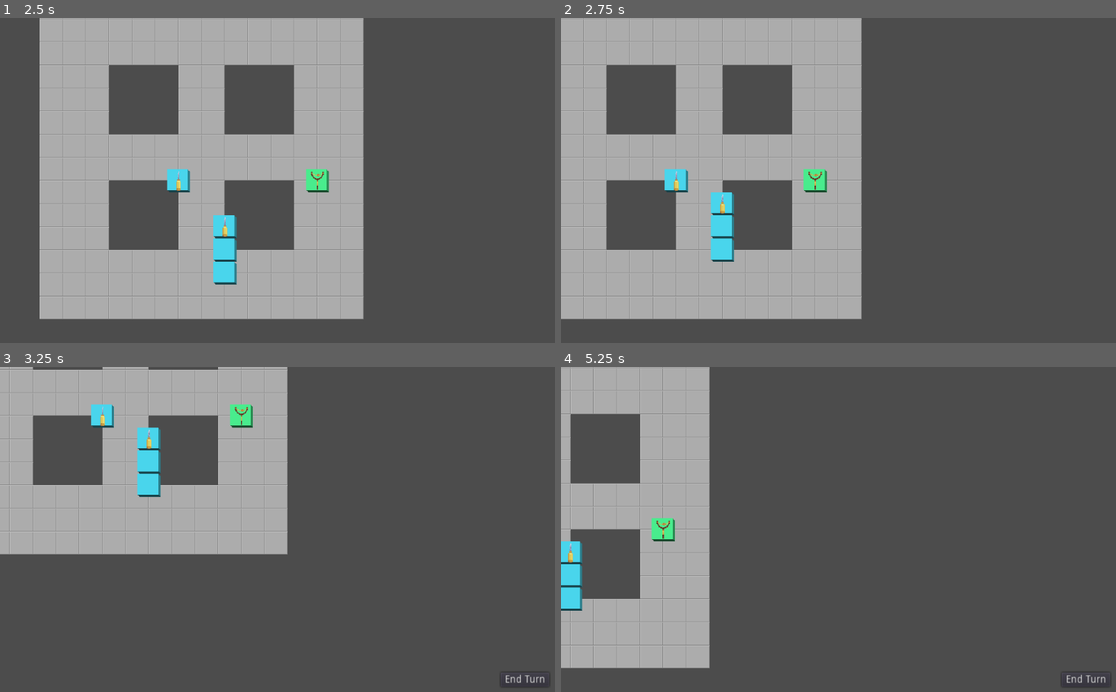
Above: before the commit, frames 1-4 (two rows, left to right).
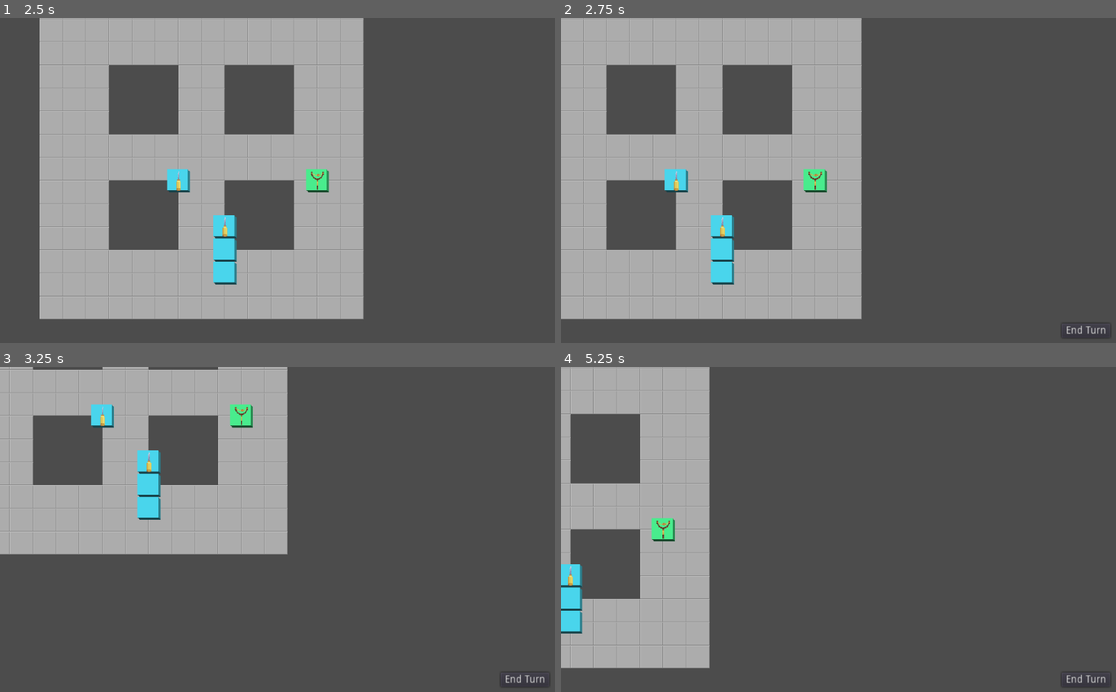
Above: after the commit, the same moments.

Repository: Henelik/HackGame
Game: Godot game, scene res://GameRoot.tscn
Same seed, same stepped clock (60 frames per second), same inputs: the game is played once before the commit and once after it. The engine's default icon, where the game draws it, is replaced by a stand-in: a white triangle on a blue panel in a dark square.
Inputs (mouse positions are in pixels of both pictures, inside the frame that each line leads up to):
- Up to frame 1 (2.5 s): click (271, 148) at 0.5 s; click "End Turn" at 1.25 s; tap Enter at 2 s; move the mouse to (294, 180) at 2.02 s; hold Right (ui_right) from 2.03 s (still down); click (294, 180) at 2.17 s
- Up to frame 2 (2.75 s): keep holding Right (ui_right)
- Up to frame 3 (3.25 s): move the mouse to (249, 529) at 2.77 s; release Right (ui_right) at 2.78 s; hold Down (ui_down) from 2.78 s (still down); click (249, 529) at 2.92 s
- Up to frame 4 (5.25 s): move the mouse to (710, 370) at 3.52 s; release Down (ui_down) at 3.53 s; hold Right (ui_right) 3.53-4.28 s; click (710, 370) at 3.67 s; move the mouse to (810, 594) at 4.27 s; hold Up (ui_up) 4.28-5.03 s; click (810, 594) at 4.42 s; move the mouse to (1005, 578) at 5.02 s; hold Left (ui_left) from 5.03 s (still down)

Frame 1 is identical in both runs. In frame 2, 0.7% of the frame differs, in the area x 26-99%, y 53-99%; in frame 3, 0.6%; in frame 4, 0.6%.

Commit message:
Fixed max size unit bug and removed redundant icon code

Diff:
--- a/Databattle/Programs/IceBreaker.tscn
+++ b/Databattle/Programs/IceBreaker.tscn
@@ -3,6 +3,7 @@
 [ext_resource path="res://Databattle/ProgramHead.tscn" type="PackedScene" id=1]
 
 [node name="Icebreaker" instance=ExtResource( 1 )]
-progName = "Icebreaker"
+movesPerTurn = 2
+maxSize = 4
 abilityRefs = [ "res://Databattle/Abilities/Break.tscn" ]
 iconPath = "res://Sprites/Program Icons/Icepick.png"
--- a/Databattle/Programs/Slingshot.tscn
+++ b/Databattle/Programs/Slingshot.tscn
@@ -1,10 +1,13 @@
-[gd_scene load_steps=2 format=2]
+[gd_scene load_steps=3 format=2]
 
 [ext_resource path="res://Databattle/ProgramHead.tscn" type="PackedScene" id=1]
+[ext_resource path="res://Sprites/Program Icons/Slingshot.png" type="Texture" id=2]
 
-[node name="Slingshot" index="0" instance=ExtResource( 1 )]
+[node name="Slingshot" instance=ExtResource( 1 )]
 movesPerTurn = 2
 progName = "Slingshot"
 col = Color( 0.290196, 0.933333, 0.556863, 1 )
 abilityRefs = [ "res://Databattle/Abilities/Pelt.tscn" ]
-iconPath = "res://Sprites/Program Icons/Slingshot.png"
+
+[node name="IconSprite" parent="." index="1"]
+texture = ExtResource( 2 )
--- a/Scripts/programHead.gd
+++ b/Scripts/programHead.gd
@@ -8,7 +8,6 @@
 export(Color) var col
 export(int) var owningPlayerId
 export(Array, String, FILE, "*.tscn") var abilityRefs
-export(String, FILE, "*.png") var iconPath
 
 var tileX
 var tileY
@@ -37,8 +36,6 @@
 		abilities[-1].tileX = tileX
 		abilities[-1].tileY = tileY
 		abilities[-1].camRef = cam
-	if iconPath != "":
-		$IconSprite.texture = load(iconPath)
 
 func _input_event(viewport, event, shape_idx):
 	if event is InputEventMouseButton\
@@ -95,7 +92,7 @@
 	tailSectors[0].tileY = y
 	tailSectors[0].position.x = x*32
 	tailSectors[0].position.y = y*32
-	while tailSectors.size() > maxSize:
+	while tailSectors.size() > maxSize-1:
 		tailSectors[-1].queue_free()
 		tailSectors.pop_back()
 
